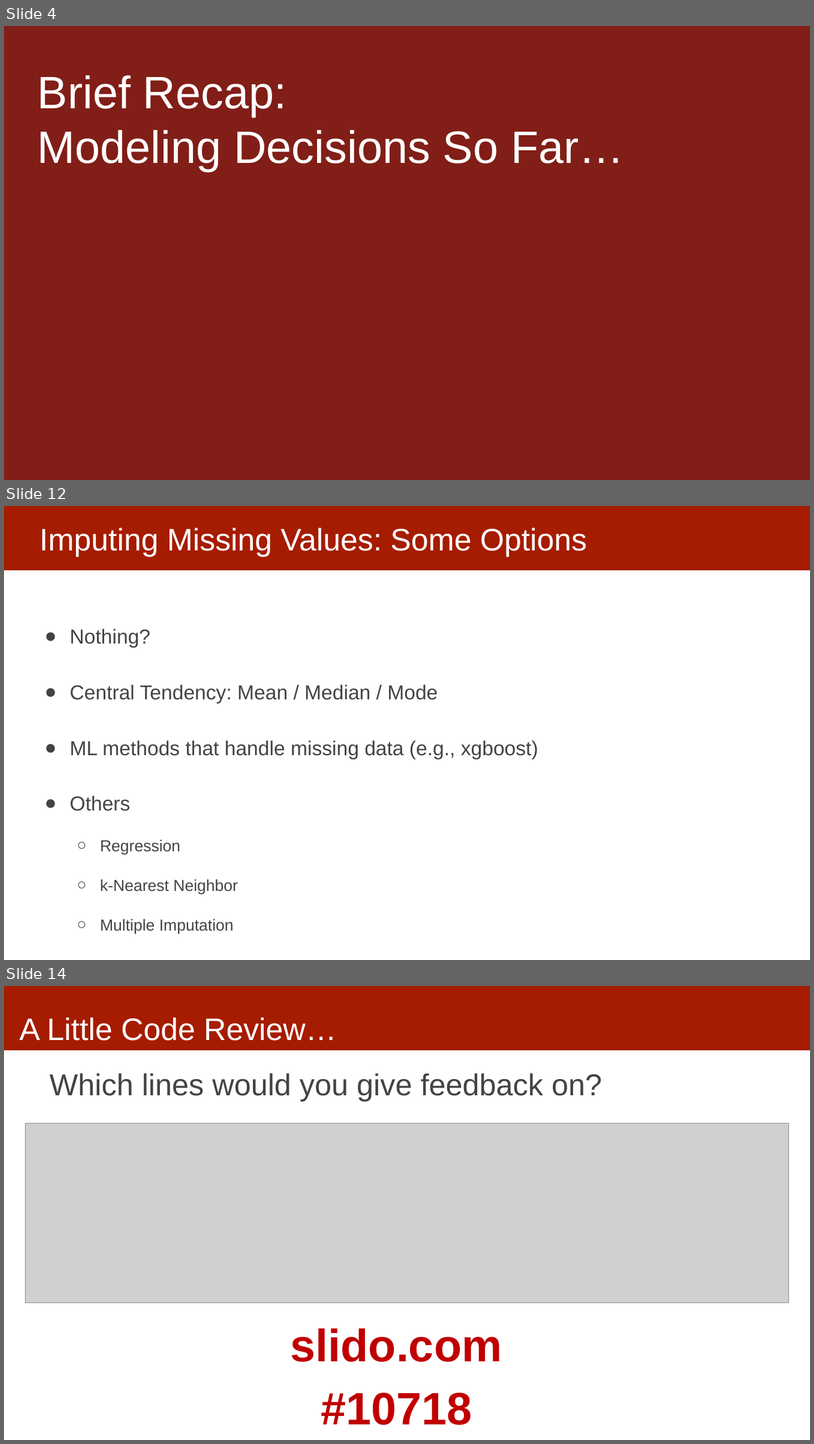
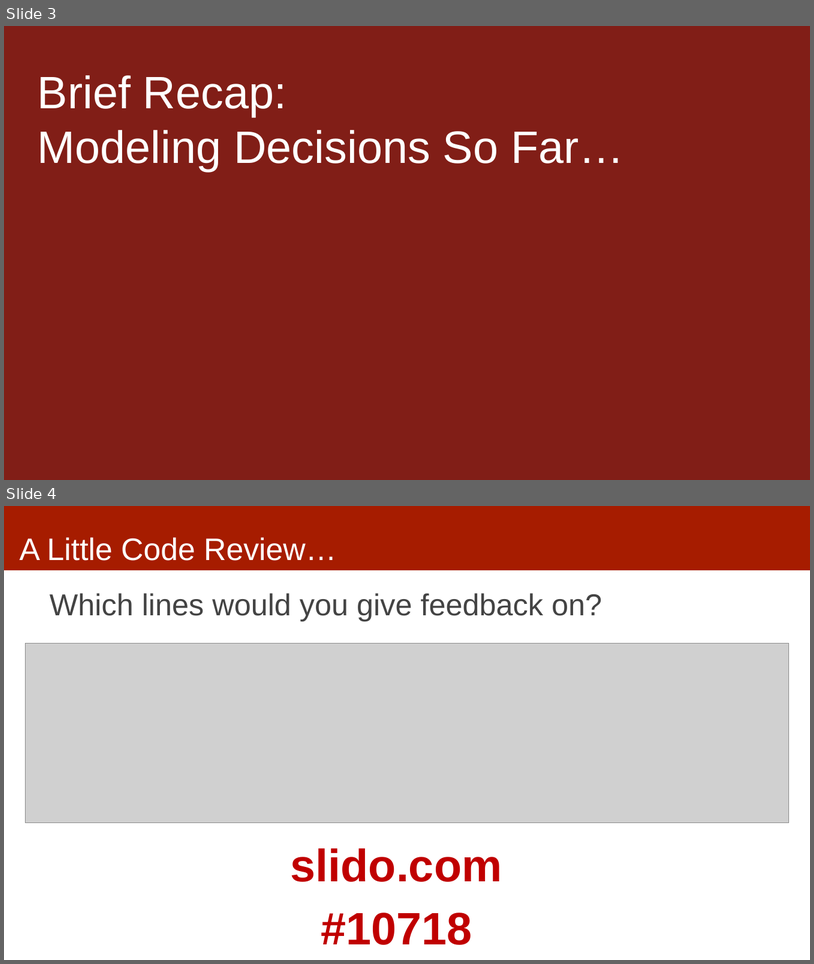
Before and after one commit to dssg/MLinPractice, a slide deck: Lectures/Lecture8-Machine-Learning-Pipelines.pptx. Shown one above the other, each under a label of ours: slides 4, 12 and 14 before the commit, slides 3 and 4 after it; the slides between them are not shown. The pictures are 814x1444 and 814x964 pixels, drawn with LibreOffice and Linux fonts; fonts in the diff are those of the drawing; grey boxes stand for pictures. Boxes give left, top, right and bottom in pixels: in the first picture for what was removed or moved away, otherwise in the second. Text is boxed around its words. In the diff, an @@ line names an element or a change of style, - is before the commit and + after.

```diff
--- a/Lectures/Lecture8-Machine-Learning-Pipelines.pptx
+++ b/Lectures/Lecture8-Machine-Learning-Pipelines.pptx
@@ slide 12 removed at bbox=[4, 506, 810, 960], background #FFFFFF; not listed: 1 template element that a slide beside it also shows @@
@@ title removed at bbox=[39, 528, 587, 557] @@
-Imputing Missing Values: Some Options
@@ text removed at bbox=[70, 628, 539, 894] @@
-● Nothing?
-● Central Tendency: Mean / Median / Mode
-● ML methods that handle missing data (e.g., xgboost)
-● Others
-  ○ Regression
-  ○ k-Nearest Neighbor
-  ○ Multiple Imputation
@@ what was slide 4 is now slide 3 @@
@@ what was slide 14 is now slide 4 @@
```
Also in this commit, not shown: 2 slides changed, 2 slides added, 9 other slides removed, 1 other file.
